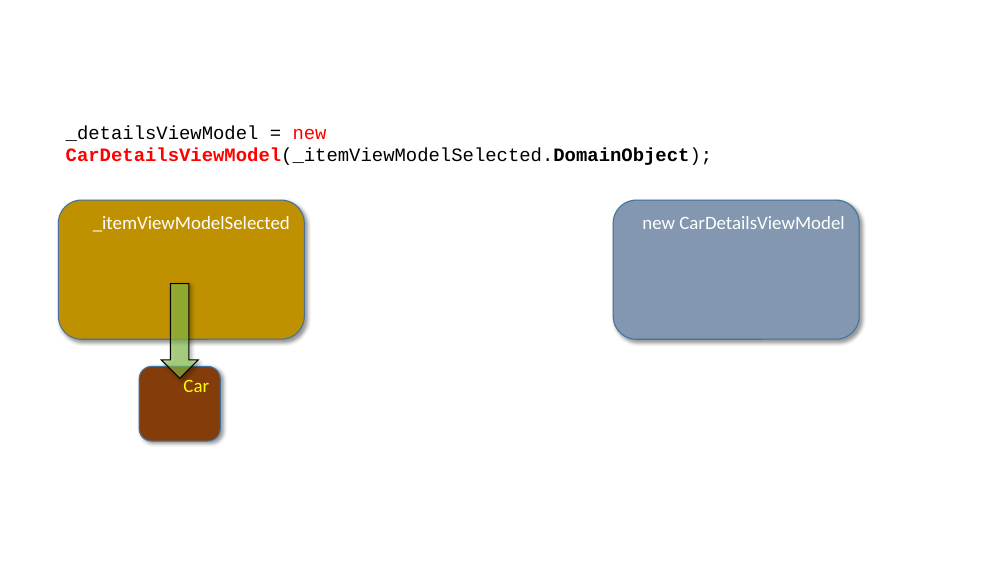
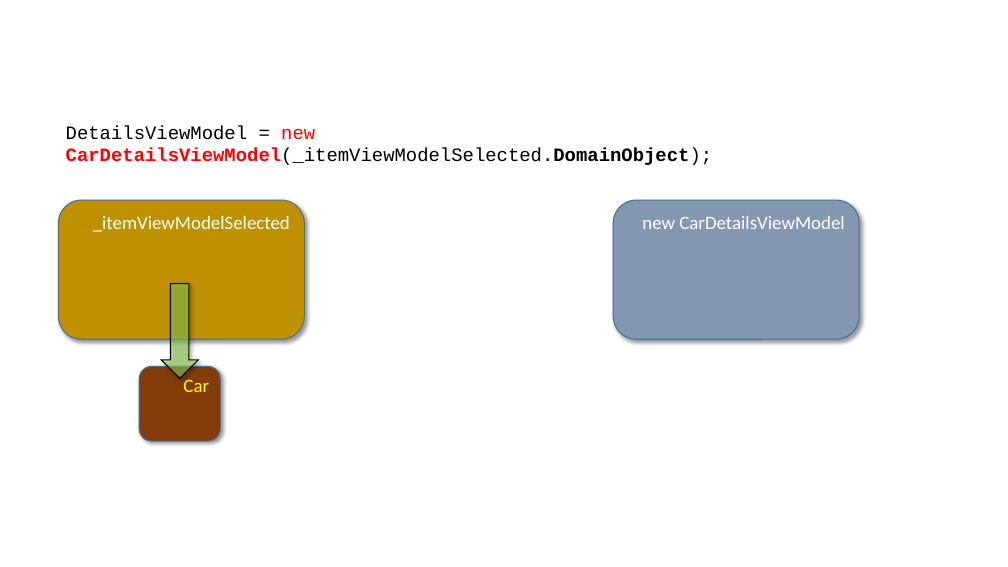
Before and after one commit to perl-easj/Teaching-materials, a slide deck: slide 34 of CSharpProgramming/Presentations/MVVM ViewModel Klasser.pptx. Drawn at 1008x567 pixels with LibreOffice and Linux fonts; fonts in the diff are those of the drawing. Boxes give left, top, right and bottom in pixels: in the first picture for what was removed or moved away, otherwise in the second. Text is boxed around its words. In the diff, an @@ line names an element or a change of style, - is before the commit and + after.

Commit message:
Significant changes in materials relating to Data Binding and MVVM
Introduction and use of RelayCommand class (contains parameters of
function-types) has been removed.
The class MasterViewModel has been removed, and its functionality is now
part of MasterDetailsViewModel class

```diff
--- a/CSharpProgramming/Presentations/MVVM ViewModel Klasser.pptx
+++ b/CSharpProgramming/Presentations/MVVM ViewModel Klasser.pptx
@@ text at (66,125,712,165): text changed @@
-_detailsViewModel = new CarDetailsViewModel(_itemViewModelSelected.DomainObject);
+DetailsViewModel = new CarDetailsViewModel(_itemViewModelSelected.DomainObject);
```
Also in this commit, not shown: 11 other slides changed, 1 slide added, 2 other files.
